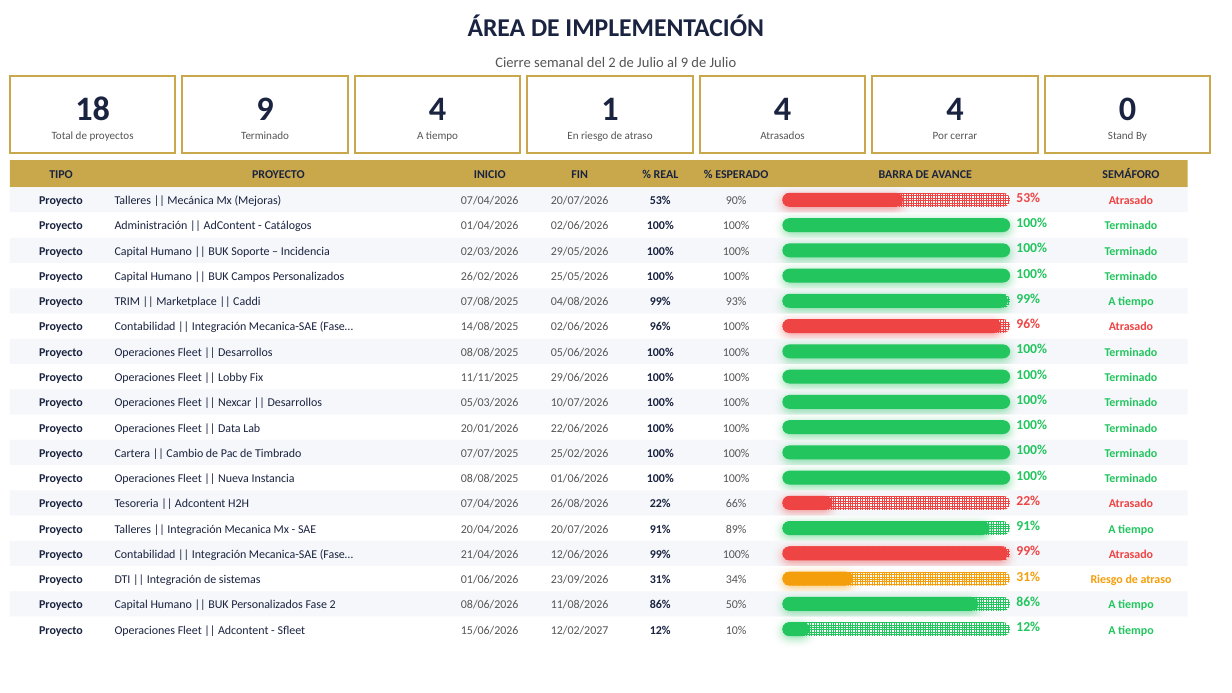
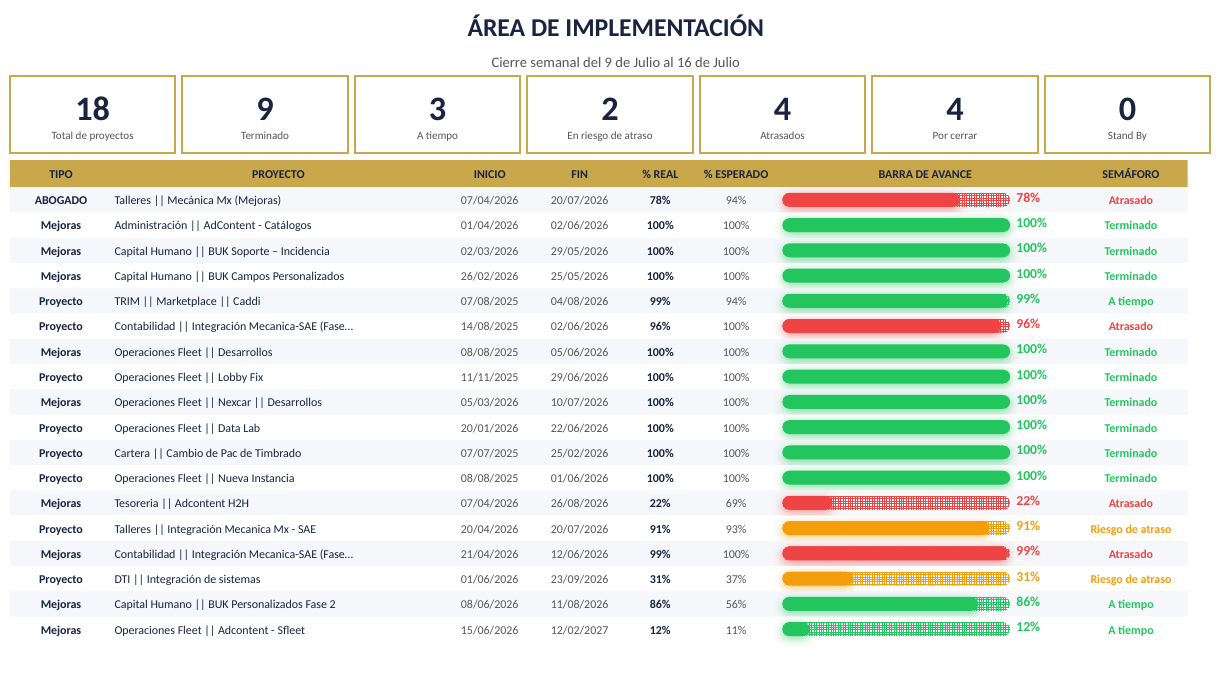
Before and after one commit to DTI-Dashboard/Proyectos, a slide deck: slide 2 of cierre_base.pptx. Drawn at 1232x693 pixels with LibreOffice and Linux fonts; fonts in the diff are those of the drawing; background and template pictures are left out. Boxes give left, top, right and bottom in pixels: in the first picture for what was removed or moved away, otherwise in the second. Text is boxed around its words. In the diff, an @@ line names an element or a change of style, - is before the commit and + after.

Commit message:
reporte: actualizar cierre_base.pptx (bajo demanda)

```diff
--- a/cierre_base.pptx
+++ b/cierre_base.pptx
@@ text at box(492, 57, 740, 67): text changed @@
-Cierre semanal del 2 de Julio al 9 de Julio
+Cierre semanal del 9 de Julio al 16 de Julio
@@ text at box(429, 97, 446, 121): text changed @@
-4
+3
@@ text at box(601, 97, 618, 120): text changed @@
-1
+2
@@ text at box(35, 196, 87, 204): text changed @@
-Proyecto
+ABOGADO
@@ text at box(650, 195, 671, 204): text changed @@
-53%
+78%
@@ text at box(726, 196, 747, 204): text changed @@
-90%
+94%
@@ rounded rectangle: place and size @@
-rounded rectangle at box(782, 193, 903, 207)
+rounded rectangle at box(782, 193, 960, 207)
@@ text at box(1016, 192, 1040, 202): text changed @@
-53%
+78%
@@ text at box(41, 220, 81, 231): text changed @@
-Proyecto
+Mejoras
@@ text at box(41, 246, 81, 257): text changed @@
-Proyecto
+Mejoras
@@ text at box(41, 271, 81, 282): text changed @@
-Proyecto
+Mejoras
@@ text at box(726, 297, 747, 305): text changed @@
-93%
+94%
@@ text at box(41, 347, 81, 358): text changed @@
-Proyecto
+Mejoras
@@ text at box(41, 397, 81, 408): text changed @@
-Proyecto
+Mejoras
@@ text at box(41, 498, 81, 509): text changed @@
-Proyecto
+Mejoras
@@ text at box(726, 499, 747, 507): text changed @@
-66%
+69%
@@ text at box(726, 525, 747, 533): text changed @@
-89%
+93%
@@ rounded rectangle at box(782, 521, 1010, 535): fill pattern #22C55E on #FFFFFF to pattern #F59E0B on #FFFFFF @@
@@ rounded rectangle at box(782, 521, 989, 535): fill #22C55E to #F59E0B; shadow changed @@
@@ text "91%" at box(1016, 520, 1040, 530): text colour #22C55E to #F59E0B @@
@@ text at box(1091, 524, 1172, 535): text changed; text colour #22C55E to #F59E0B @@
-A tiempo
+Riesgo de atraso
@@ text at box(41, 549, 81, 560): text changed @@
-Proyecto
+Mejoras
@@ text at box(41, 599, 81, 610): text changed @@
-Proyecto
+Mejoras
@@ text at box(726, 575, 747, 583): text changed @@
-34%
+37%
@@ text at box(41, 625, 81, 636): text changed @@
-Proyecto
+Mejoras
@@ text at box(726, 600, 747, 608): text changed @@
-50%
+56%
@@ text at box(726, 626, 747, 634): text changed @@
-10%
+11%
```
Also in this commit, not shown: 1 other slide changed.
